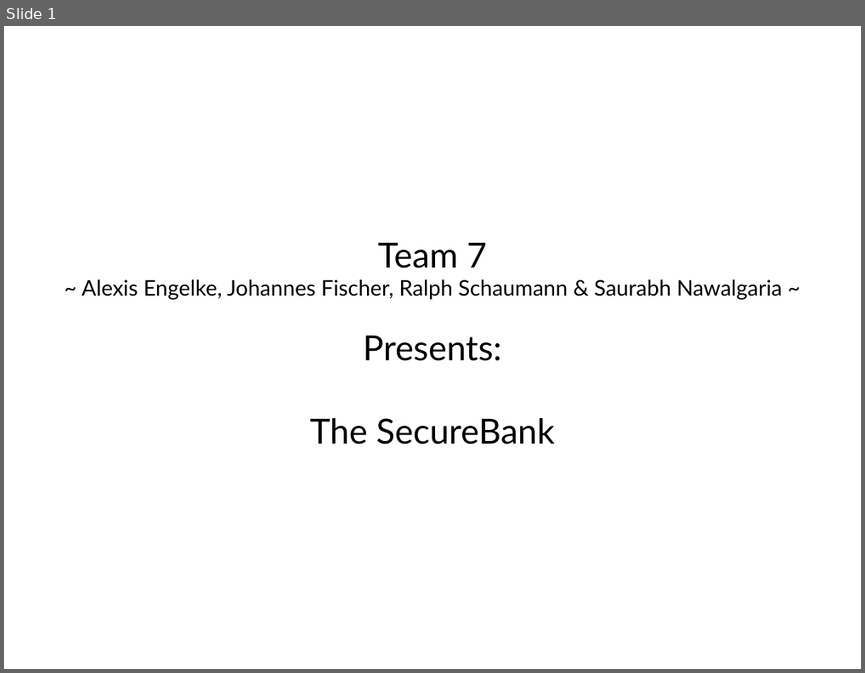
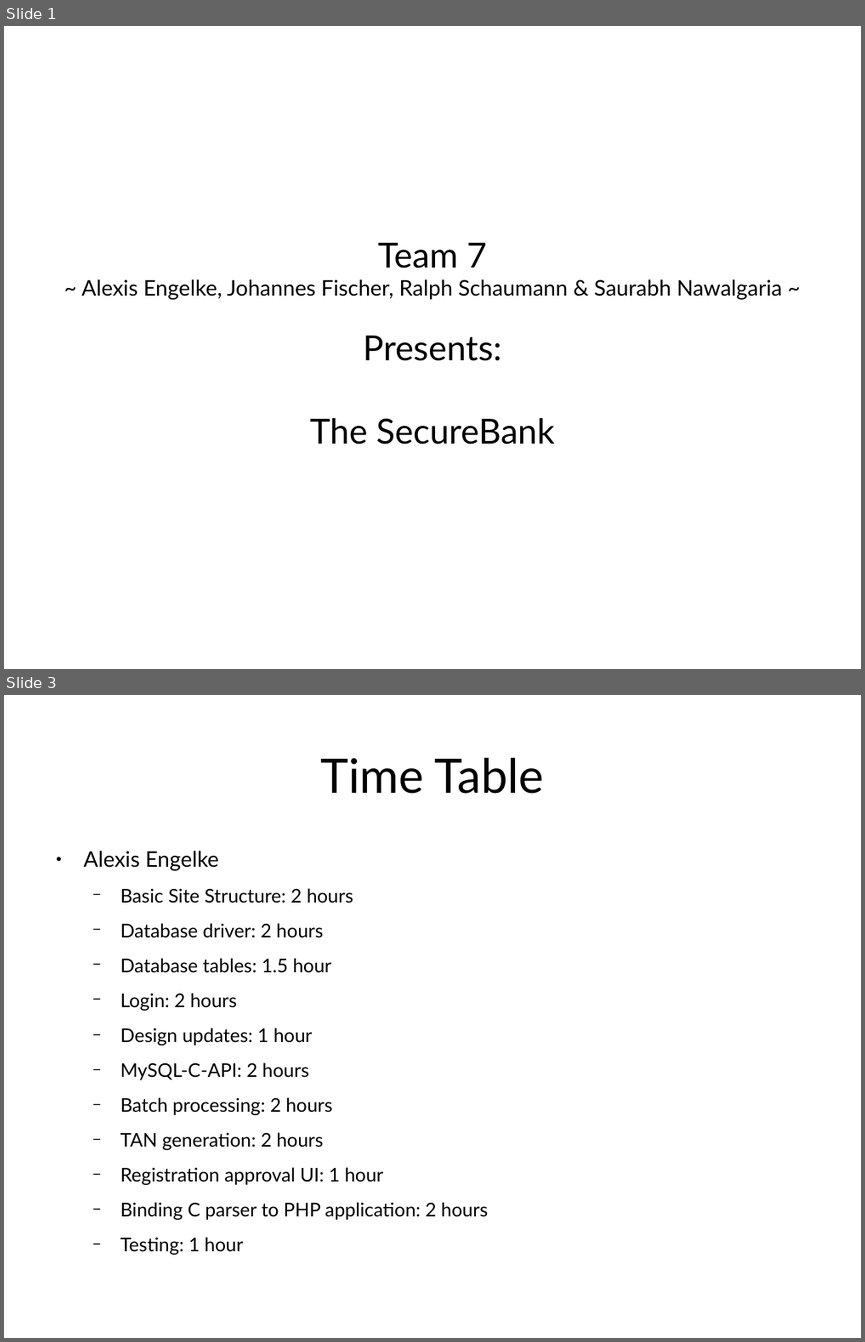
Before and after one commit to snawalgaria/SecureCoding, a slide deck: presentation/presentation.odp. Shown one above the other, each under a label of ours: slide 1 before the commit, slides 1 and 3 after it; the slides between them are not shown. The pictures are 865x673 and 865x1342 pixels, drawn with LibreOffice and Linux fonts; fonts in the diff are those of the drawing. Boxes give left, top, right and bottom in pixels: in the first picture for what was removed or moved away, otherwise in the second. Text is boxed around its words. In the diff, an @@ line names an element or a change of style, - is before the commit and + after.

Commit message:
Update my time table

```diff
--- a/presentation/presentation.odp
+++ b/presentation/presentation.odp
@@ slide 3 added at (x1=4, y1=695, x2=861, y2=1338), background #FFFFFF @@
@@ title added at (x1=320, y1=758, x2=544, y2=794), 44 pt, text #000000 @@
+Time Table
@@ text added at (x1=84, y1=851, x2=488, y2=1219), 17.5 pt, text #000000 @@
+● Alexis Engelke
+  − Basic Site Structure: 2 hours
+  − Database driver: 2 hours
+  − Database tables: 1.5 hour
+  − Login: 2 hours
+  − Design updates: 1 hour
+  − MySQL-C-API: 2 hours
+  − Batch processing: 2 hours
+  − TAN generation: 2 hours
+  − Registration approval UI: 1 hour
+  − Binding C parser to PHP application: 2 hours
+  − Testing: 1 hour
```
Also in this commit, not shown: 2 slides changed, 2 other slides added.
